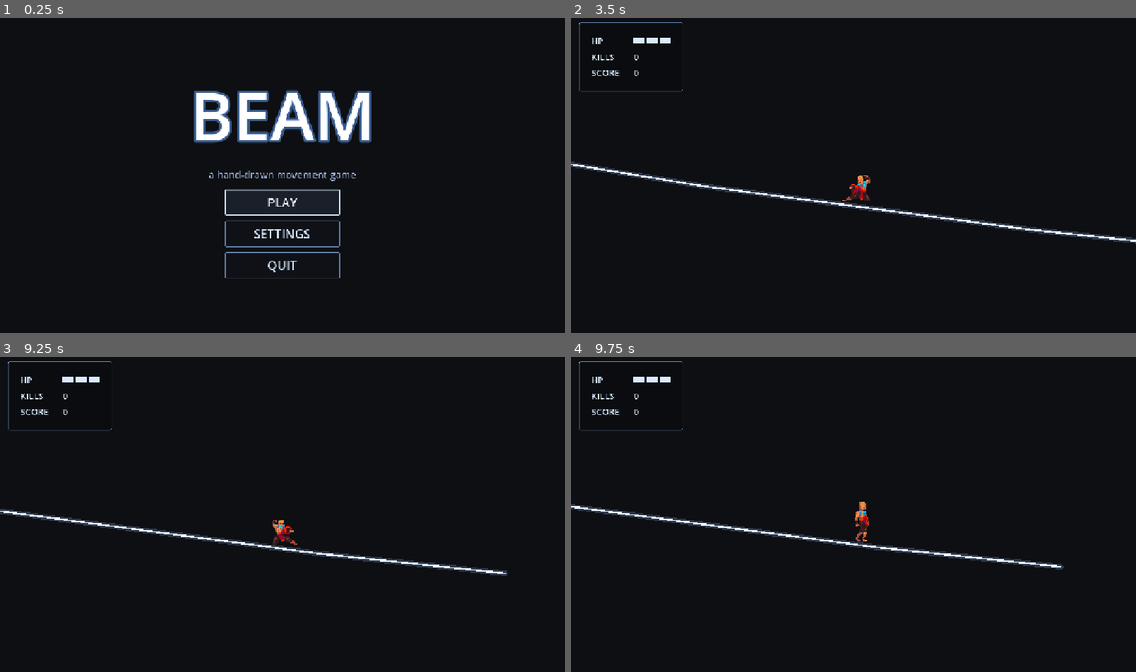
Above: before the commit, frames 1-4 (two rows, left to right).
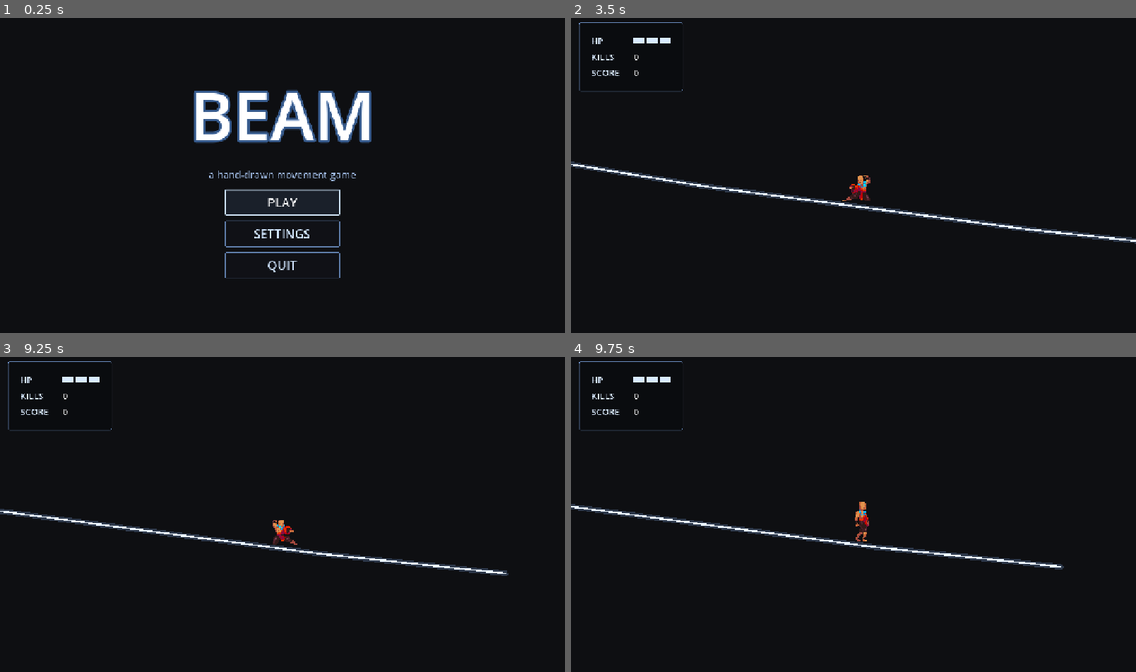
Above: after the commit, the same moments.

Repository: XtremeBean99/beam
Game: Godot game, scene res://scenes/title_screen.tscn
Same seed, same stepped clock (60 frames per second), same inputs: the game is played once before the commit and once after it.
Inputs:
- Up to frame 1 (0.25 s): no input
- Up to frame 2 (3.5 s): click "PLAY" at 0.5 s; hold S (crouch) 1.28-2.03 s; hold Right (right) 1.28-2.78 s; tap Space (jump) at 1.52, 2.27 s; tap S (crouch) at 2.1 s; hold Left (left) from 2.78 s (still down); hold S (crouch) from 2.78 s (still down)
- Up to frame 3 (9.25 s): release Left (left) at 3.53 s; release S (crouch) at 3.53 s; hold Right (right) 3.53-5.03 s; tap S (crouch) every 1.5 s from 3.6 to 8.1 s; tap Space (jump) at 3.77, 4.52, 5.27, 6.77, 7.52, 8.27 s; hold S (crouch) 4.28-5.03 s; hold Left (left) 5.03-5.78 s; hold Right (right) 5.78-6.53 s; hold S (crouch) 5.78-6.53 s; hold Left (left) 6.53-8.03 s; hold S (crouch) 7.28-8.03 s; hold Right (right) from 8.03 s (still down); hold S (crouch) from 8.78 s (still down)
- Up to frame 4 (9.75 s): keep holding Right (right); release S (crouch) at 9.53 s; tap S (crouch) at 9.6 s

Frames 1-2 are identical in both runs. In frame 3, less than 0.1% of the frame differs, in the area x 0-90%, y 48-70%; in frame 4, less than 0.1%.

Commit message:
fix: steep lines are slideable - raise floor_max_angle 60 -> 72
Lines steeper than floor_max_angle were classified as walls, so the player
could not get/keep footing to slide them (steep felt slow/stuck) while
gentler lines slid fast. Raise the floor angle limit to 72deg and snap to 40
so steep lines count as sliddable floor.

Co-Authored-By: Claude Opus 4.8 <noreply@anthropic.com>

Diff:
--- a/scripts/player.gd
+++ b/scripts/player.gd
@@ -63,8 +63,8 @@
 		if frames.has_animation(anim):
 			frames.set_animation_loop(anim, false)
 	animated_sprite_2d.animation_finished.connect(_on_animation_finished)
-	floor_max_angle = deg_to_rad(60)
-	floor_snap_length = 16.0
+	floor_max_angle = deg_to_rad(72)
+	floor_snap_length = 40.0
 
 
 func _on_animation_finished():
